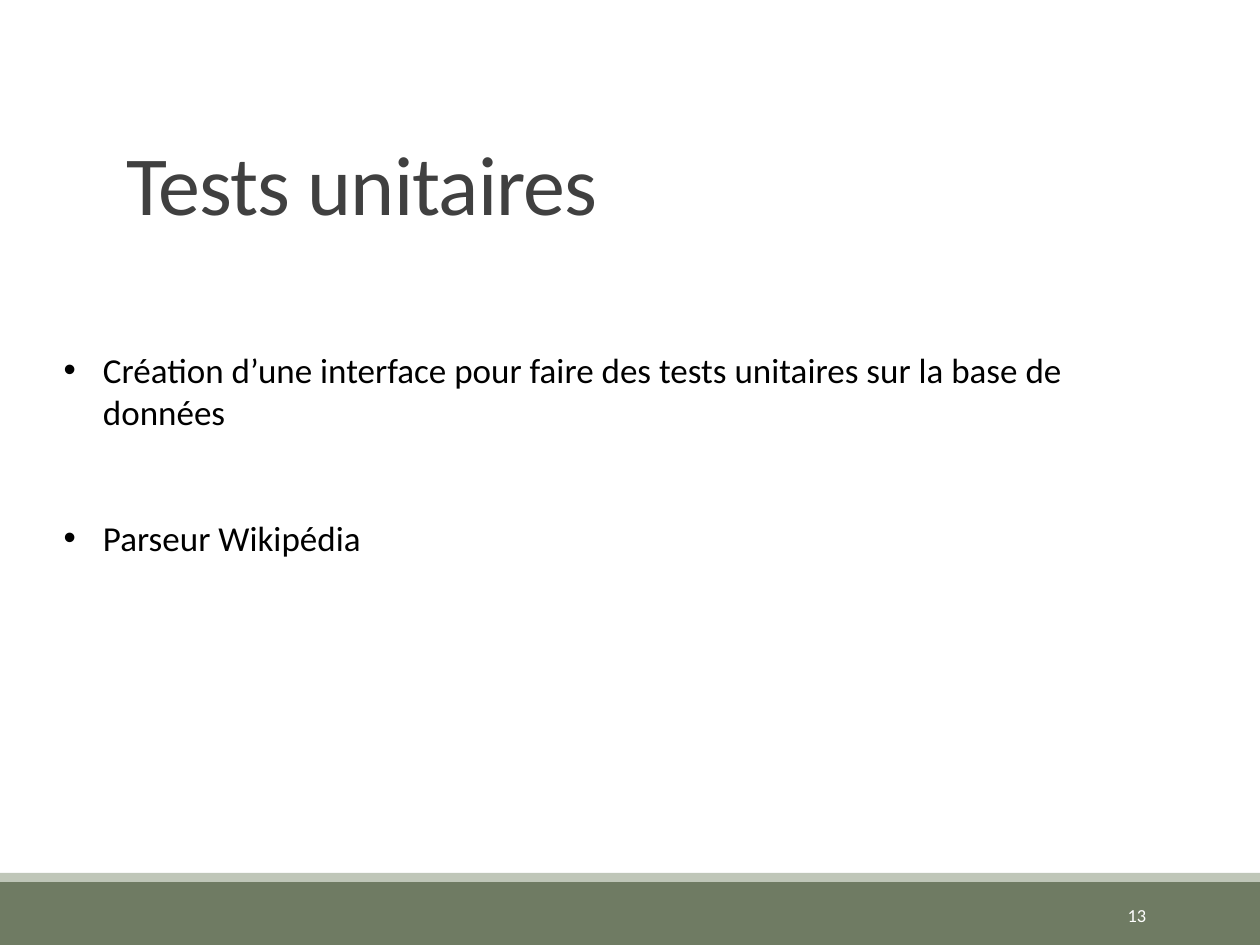
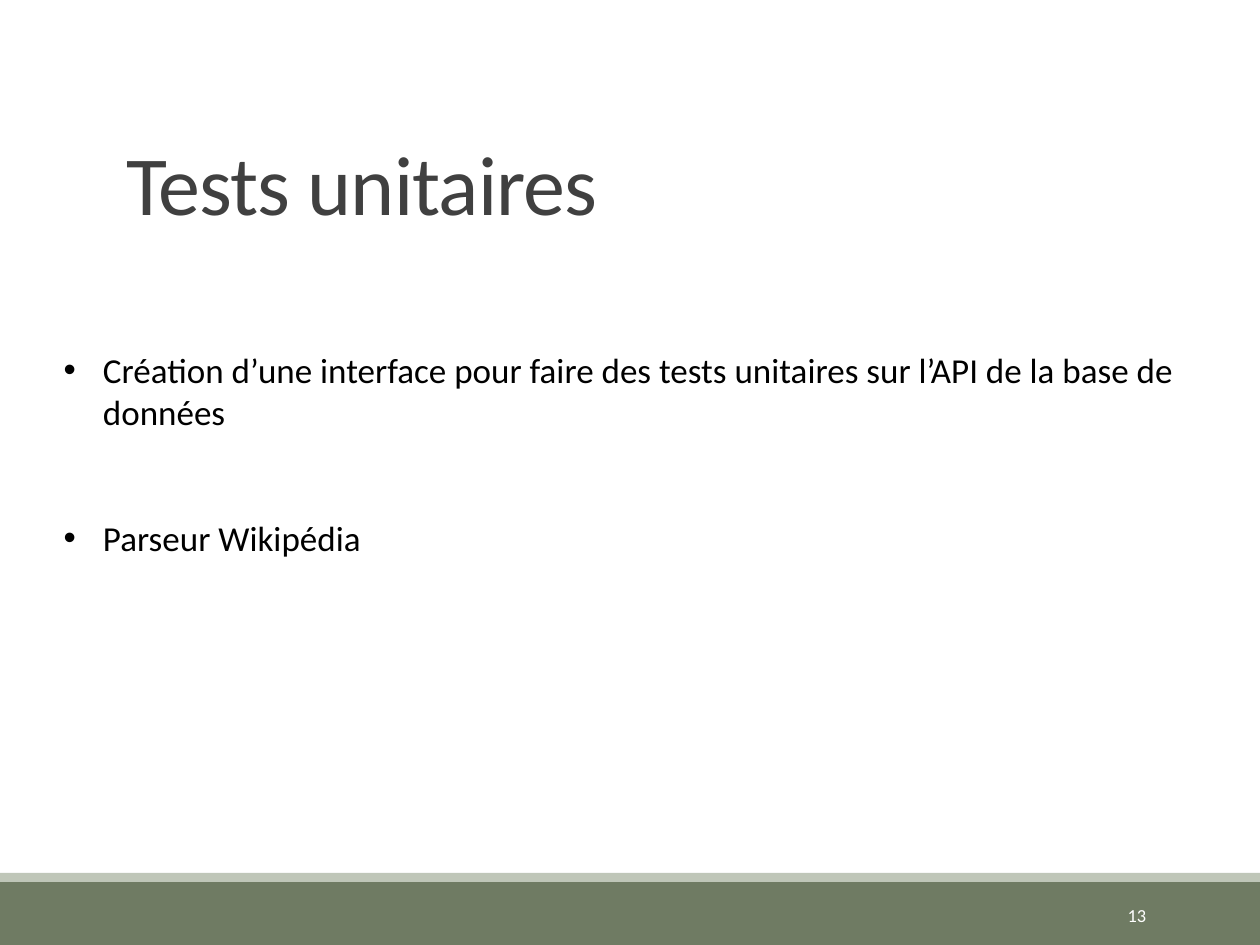
Before and after one commit to VSasyan/Octo, a slide deck: slide 13 of Documentation/soutenance.pptx. Drawn at 1260x945 pixels with LibreOffice and Linux fonts; fonts in the diff are those of the drawing. Boxes give left, top, right and bottom in pixels: in the first picture for what was removed or moved away, otherwise in the second. Text is boxed around its words. In the diff, an @@ line names an element or a change of style, - is before the commit and + after.

```diff
--- a/Documentation/soutenance.pptx
+++ b/Documentation/soutenance.pptx
@@ text at box(103, 358, 1173, 426): text changed @@
-• Création d’une interface pour faire des tests unitaires sur la base de données
+• Création d’une interface pour faire des tests unitaires sur l’API de la base de données
```
Also in this commit, not shown: 1 other slide changed.
